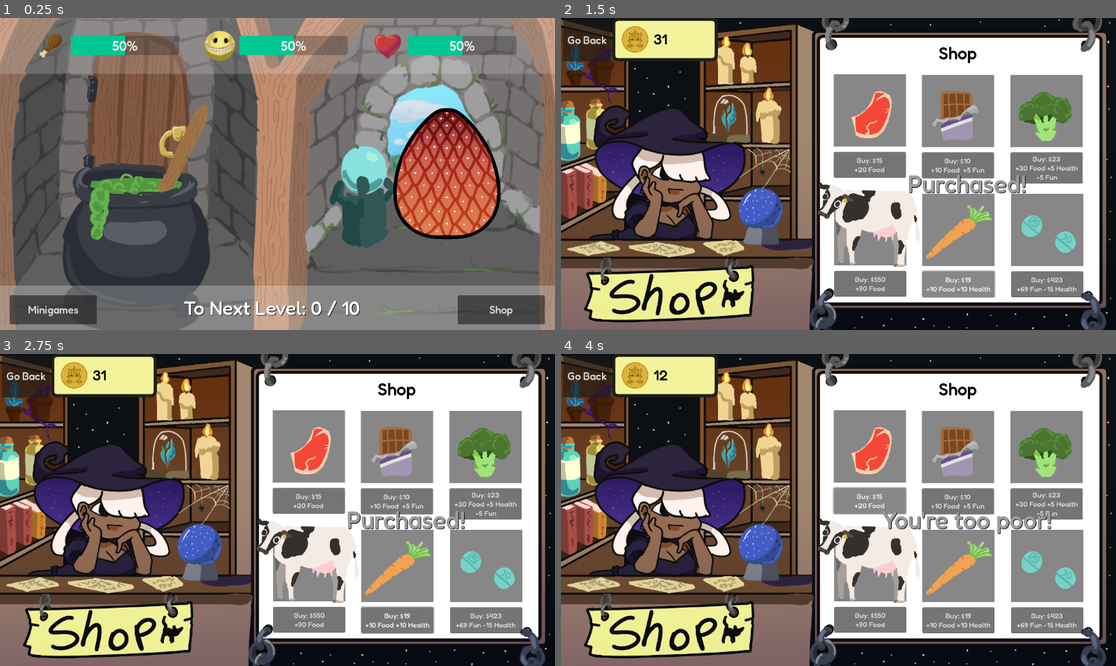
Above: before the commit, frames 1-4 (two rows, left to right).
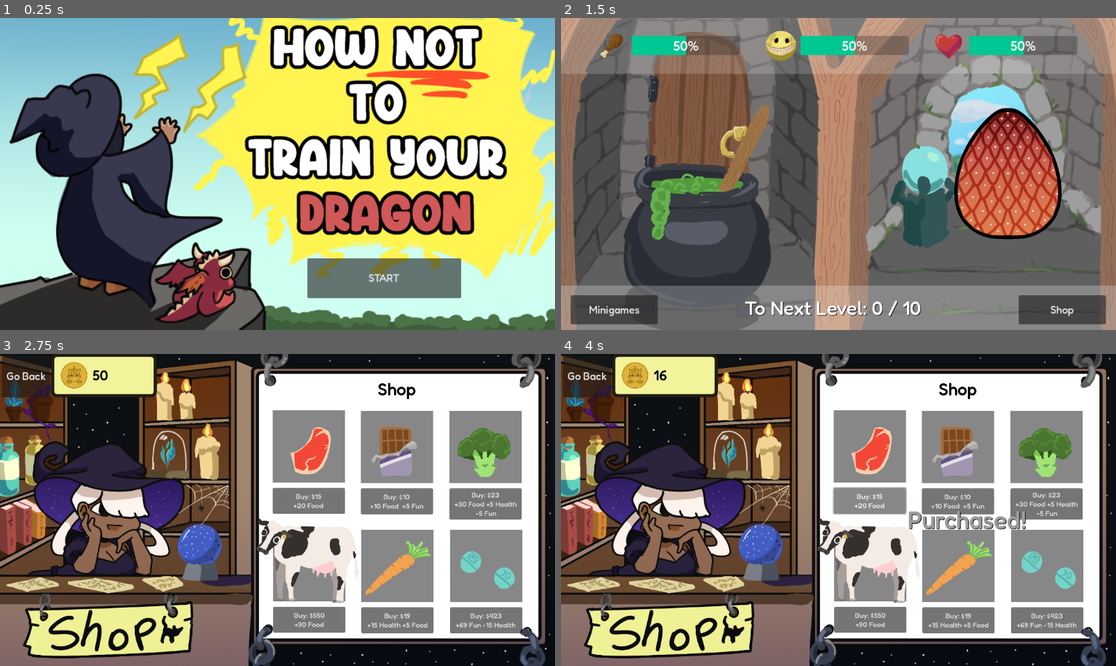
Above: after the commit, the same moments.

Repository: Mudhaffar8/How-Not-to-Train-Your-Dragon
Game: Godot game, scene res://scenes/startscreen.tscn
The game is run twice, just before and just after one commit, with the same random seed, the same clock (stepped at 60 frames per second) and the same inputs. Before the commit the project starts from res://scenes/main.tscn. The engine's default icon, where the game draws it, is replaced by a stand-in: a white triangle on a blue panel in a dark square.
Inputs (mouse positions are in pixels of both pictures, inside the frame that each line leads up to):
- Up to frame 1 (0.25 s): no input
- Up to frame 2 (1.5 s): click (1060, 311) at 0.5 s, where only the run before the commit has a clickable "Shop"; click (960, 283) at 1.25 s, where only the run before the commit has a clickable "Buy: $19 +10 Food +10 Health"
- Up to frame 3 (2.75 s): click (499, 647) at 2 s, where only the run after the commit has a clickable "Shop"
- Up to frame 4 (4 s): click "Buy: $19 +10 Food +10 Health" (after the commit: "Buy: $19 +15 Health +5 Food") at 2.75 s; click "Buy: $15 +20 Food" at 3.5 s

The runs differ from the first frame. In frame 1, 94% of the frame differs, in the area x 0-100%, y 0-100%; in frame 2, 92%; in frame 3, 0.9%; in frame 4, 1.0%.

Commit message:
Added title screen

Diff:
--- a/project.godot
+++ b/project.godot
@@ -11,7 +11,7 @@
 [application]
 
 config/name="WinterGameJam2025"
-run/main_scene="res://scenes/main.tscn"
+run/main_scene="res://scenes/startscreen.tscn"
 config/features=PackedStringArray("4.3", "Mobile")
 config/icon="res://icon.svg"
 
--- a/scenes/gameOverMini.tscn
+++ b/scenes/gameOverMini.tscn
@@ -45,10 +45,10 @@
 anchors_preset = -1
 anchor_right = 1.0
 anchor_bottom = 1.0
-offset_left = 226.0
-offset_top = 298.0
-offset_right = -677.0
-offset_bottom = -305.0
+offset_left = 224.0
+offset_top = 268.0
+offset_right = -679.0
+offset_bottom = -335.0
 theme_override_font_sizes/font_size = 32
 text = "Fun collected: "
 
@@ -57,10 +57,10 @@
 anchors_preset = -1
 anchor_right = 1.0
 anchor_bottom = 1.0
-offset_left = 228.0
-offset_top = 232.0
-offset_right = -675.0
-offset_bottom = -371.0
+offset_left = 226.0
+offset_top = 202.0
+offset_right = -677.0
+offset_bottom = -401.0
 theme_override_font_sizes/font_size = 32
 text = "Coins collected: "
 
@@ -69,12 +69,24 @@
 anchors_preset = -1
 anchor_right = 1.0
 anchor_bottom = 1.0
-offset_left = 666.0
-offset_top = 228.0
-offset_right = -237.0
-offset_bottom = -375.0
+offset_left = 664.0
+offset_top = 198.0
+offset_right = -239.0
+offset_bottom = -405.0
 theme_override_font_sizes/font_size = 32
 text = "Total coins:"
 
+[node name="Label4" type="Label" parent="."]
+layout_mode = 1
+anchors_preset = -1
+anchor_right = 1.0
+anchor_bottom = 1.0
+offset_left = 221.0
+offset_top = 327.0
+offset_right = -704.0
+offset_bottom = -253.0
+theme_override_font_sizes/font_size = 32
+text = "Health lost: 8"
+
 [connection signal="pressed" from="Button" to="." method="_on_button_pressed"]
 [connection signal="pressed" from="Button2" to="." method="_on_button_2_pressed"]
--- a/scenes/shopui.tscn
+++ b/scenes/shopui.tscn
@@ -208,7 +208,7 @@
 offset_bottom = 579.0
 theme_override_font_sizes/font_size = 15
 text = "Buy: $19
-+10 Food +10 Health"
++15 Health +5 Food"
 script = ExtResource("3_ehdpn")
 
 [node name="ColorRect" type="ColorRect" parent="Control/Buy5"]
--- /dev/null
+++ b/scenes/startscreen.tscn
@@ -0,0 +1,28 @@
+[gd_scene load_steps=3 format=3 uid="uid://ccoo2sh7idnnb"]
+
+[ext_resource type="Script" path="res://scripts/startscreen.gd" id="1_2t71l"]
+[ext_resource type="Texture2D" uid="uid://c6ei18eak76yh" path="res://assets/titlescreengrippers.png" id="2_t1gc5"]
+
+[node name="Startscreen" type="Control"]
+layout_mode = 3
+anchors_preset = 15
+anchor_right = 1.0
+anchor_bottom = 1.0
+grow_horizontal = 2
+grow_vertical = 2
+script = ExtResource("1_2t71l")
+
+[node name="Sprite2D" type="Sprite2D" parent="."]
+position = Vector2(582, 321)
+scale = Vector2(1.1, 1.1)
+texture = ExtResource("2_t1gc5")
+
+[node name="MainButton" type="Button" parent="."]
+layout_mode = 0
+offset_left = 638.0
+offset_top = 499.0
+offset_right = 957.0
+offset_bottom = 582.0
+text = "START"
+
+[connection signal="pressed" from="MainButton" to="." method="_on_main_button_pressed"]
--- a/scripts/coins.gd
+++ b/scripts/coins.gd
@@ -69,8 +69,8 @@
 func _on_buy_5_pressed() -> void:
 	if globals.coins >= 19:
 		globals.coins -= 19
-		globals.food += 10
-		globals.health += 10
+		globals.food += 5
+		globals.health += 15
 		$ErrorLabel.text = "Purchased!"
 		$ErrorLabel.visible = true
 	else:
--- a/scripts/flappy_bird.gd
+++ b/scripts/flappy_bird.gd
@@ -34,6 +34,7 @@
 func game_over():
 	is_game_over = true
 	game_over_label.visible = true
+	globals.health -= 8
 	print("Game Over!")
 
 
--- /dev/null
+++ b/scripts/startscreen.gd
@@ -0,0 +1,5 @@
+extends Control
+
+
+func _on_main_button_pressed() -> void:
+	scene_switcher.switch_scene("res://scenes/main.tscn")
Binary file added: assets/titlescreengrippers.png
Not shown, added: assets/titlescreengrippers.png.import
